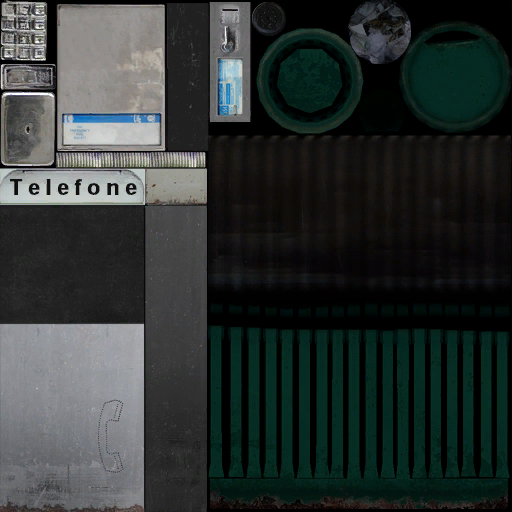
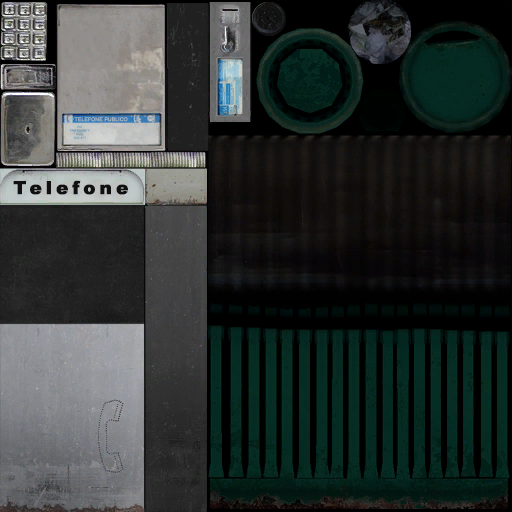
Two versions of the same layered image (512x512). Layer-by-layer changes:
removed layer "Camada 1" over [left=9, top=178, right=137, bottom=196]
added group "telefone" with 3 layers above "Camada 0" over [left=0, top=0, right=140, bottom=202]
added layer "Telefone" in group "telefone" over [left=13, top=180, right=128, bottom=195]
added layer "telefone publico" in group "telefone" over [left=74, top=117, right=128, bottom=122]
moved "lobby_fixtures002a cópia 4" into group "telefone", painted on it over [left=0, top=0, right=140, bottom=202]
